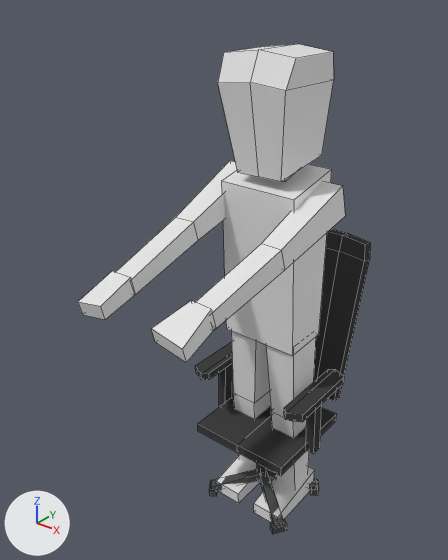
A saved change to the Blender file Assets/Graphics/Stanley.blend.
One viewpoint serves both versions: a 50 mm camera at (4.43, -6.62, 7.8) aimed at (-0.34, -0.66, 4.11). Every picture has the same lights, and +X, +Y and +Z are marked at lower left. Mesh edges are drawn as thin lines.

In view in the first picture: 'Bottom', 'Chair', 'Shoes', 'Skin', 'Top'.
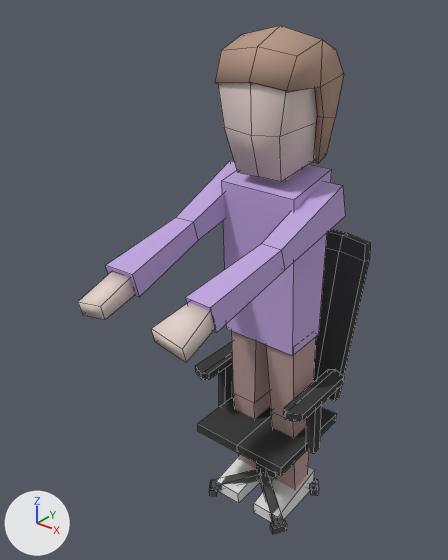
What differs and where, as boxes [x1, y1, x2, y2] in the pictures (448 x 560 px; the box of a moved part takes in the faces that stretch with it):
'Top', recoloured, reshaped, modifiers changed (white to purple): before [116, 161, 345, 355]; after [105, 161, 345, 355]
'Skin', reshaped, modifiers changed: before [78, 44, 334, 363]; after [78, 84, 317, 363]
'Skin.001', added (beige): after [215, 26, 344, 164]
'Bottom', recoloured: [231, 331, 316, 490] in both
part 1 of me_cube_002, moved or reshaped: before [196, 244, 285, 331]; after [185, 244, 285, 333]
part 2 of me_cube_002, moved or reshaped: before [116, 217, 198, 294]; after [105, 217, 198, 297]
part 3 of me_cube_005, built on: before [218, 80, 334, 182]; after [218, 84, 317, 182]
part 4 of me_cube_005, recoloured: before [78, 44, 334, 363]; after [78, 272, 215, 363]

The change, as a diff of the scene's bpy script:
```diff
--- a/Assets/Graphics/Stanley.blend.py
+++ b/Assets/Graphics/Stanley.blend.py
@@ mat_skin @@
+mat_skin = diffuse_material('Skin')
+mat_skin.base_color = (0.8, 0.67, 0.628)  # white #e7d6d0
@@ me_cube_002 @@
 me_cube_002.from_pydata(...)  # 32 vertices, 26 faces; spans x -2.33..2.22, y -5.66..1.16, z 7.7..13.99
 # used by ob_top; location = (0.0, 0.0, 0.0); scale = (0.4, 0.4, 0.4)
-me_cube_002.vertices[8].co = (1.14, -5.61, 11.57)
-me_cube_002.vertices[9].co = (1.15, -5.45, 11.05)
-me_cube_002.vertices[10].co = (1.87, -5.49, 11.05)  # pixel (213, 330)
-me_cube_002.vertices[11].co = (1.86, -5.66, 11.57)  # pixel (209, 315)
-me_cube_002.vertices[20].co = (-1.17, -5.61, 11.64)  # pixel (129, 281)
-me_cube_002.vertices[21].co = (-1.18, -5.45, 11.11)  # pixel (134, 295)
-me_cube_002.vertices[22].co = (-1.89, -5.49, 11.11)
-me_cube_002.vertices[23].co = (-1.88, -5.66, 11.64)
+# me_cube_002 part 1
+me_cube_002.vertices[8].co = (1.05, -5.68, 11.87)  # pixel (185, 297)
+me_cube_002.vertices[9].co = (1.06, -5.45, 11.05)
+me_cube_002.vertices[10].co = (1.96, -5.47, 11.01)  # pixel (216, 332)
+me_cube_002.vertices[11].co = (1.95, -5.72, 11.86)  # pixel (210, 307)
+# me_cube_002 part 2
+me_cube_002.vertices[20].co = (-0.98, -5.68, 11.93)  # pixel (132, 274)
+me_cube_002.vertices[21].co = (-0.99, -5.45, 11.11)  # pixel (139, 297)
+me_cube_002.vertices[22].co = (-2.08, -5.47, 11.08)
+me_cube_002.vertices[23].co = (-2.07, -5.72, 11.93)  # pixel (105, 265)
+me_cube_002.materials.append(mat_top)  # purple #c1a8df
@@ me_cube_000 @@
 me_cube_000.from_pydata(...)  # 24 vertices, 20 faces; spans x -1.43..1.45, y -0.61..1.1, z 0.59..7.97
+me_cube_000.materials.append(mat_pants)  # pink #b99b98
@@ me_cube_005 @@
 # used by ob_skin; location = (0.0, 0.0, 0.0); scale = (0.4, 0.4, 0.4)
-me_cube_005.from_pydata(...)  # 42 vertices, 34 faces; spans x -2.02..2.02, y -6.92..1.2, z 10.74..17.71
+me_cube_005.from_pydata(...)  # 48 vertices, 40 faces; spans x -2.02..2.02, y -6.92..1.2, z 10.74..17.71
+# me_cube_005 part 3
+# 6 faces are deleted
+# 4 vertices move from x -0.49..0.49, y -0.16..0.79, z 13.64..13.91 to x -0.52..0.52, y -0.12..0.83, z 13.54..13.82
+# 6 vertices are added at (1.14, 1.13, 15.52), (1.04, -1.4, 15.39), (0.0, -1.4, 15.27), (0.0, 1.13, 15.58), (-1.14, 1.13, 15.52), (-1.04, -1.4, 15.39)
+# 12 new faces join them
+# me_cube_005 part 4: 28 faces spanning x -2.02..2.02, y -6.92..1.2, z 10.74..17.71 switch from no material to mat_skin (white #e7d6d0)
@@ ob_top @@
 ob_top.scale = (0.4, 0.4, 0.4)
-_m = ob_top.modifiers.new('EdgeSplit', 'EDGE_SPLIT')
-_m.split_angle = 0.0
@@ ob_skin @@
 ob_skin.scale = (0.4, 0.4, 0.4)
-_m = ob_skin.modifiers.new('EdgeSplit', 'EDGE_SPLIT')
-_m.split_angle = 0.0
@@ ob_skin_001 @@
+ob_skin_001 = bpy.data.objects.new('Skin.001', me_cube_001)  # 28 vertices, 22 faces; spans x -1.55..1.55, y -1.57..1.44, z 14.14..18.29; in mat_hair (beige #b89a8a); modifiers SOLIDIFY
+ob_skin_001.location = (0.0, 0.0, 0.0)
+ob_skin_001.scale = (0.4, 0.4, 0.4)
```
